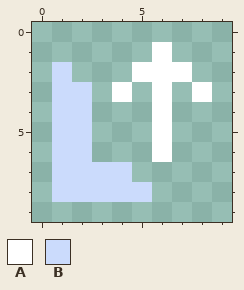
Pixel-art file: Assets/Icons/MovementSpeedUp.ase. Above, as it was before the edit.
10x10 pixels, 1 frame.
Palette (. is transparent): A #ffffff  B #cbdbfc
Pixels before, first column x 1:
1 .....A..
2 B...AAA.
3 BB.A.A.A
4 BB...A..
5 BB...A..
6 BB...A..
7 BBBB....
8 BBBBB...
Once edited:
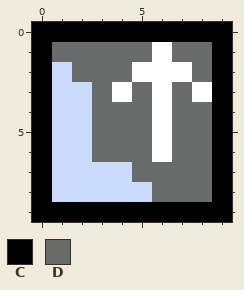
Colours new in this view: C #000000  D #696a6a
Difference:
layer "Background" added
Changed rows in their new state; - is an unchanged pixel.
Layer "Background":
first column x 0:
 0 CCCCCCCCCC
 1 CDDDDD-DDC
 2 C-DDD---DC
 3 C--D-D-D-C
 4 C--DDD-DDC
 5 C--DDD-DDC
 6 C--DDD-DDC
 7 C----DDDDC
 8 C-----DDDC
 9 CCCCCCCCCC
Where, in picture pixels (left, top, right, bottom), the same in both pictures:
added: (32, 22, 232, 222)
